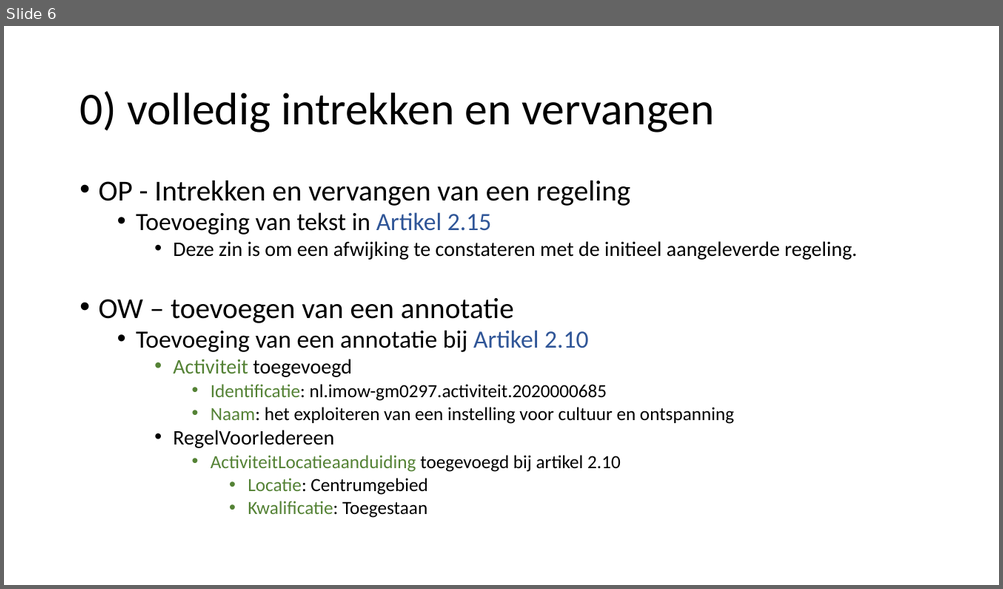
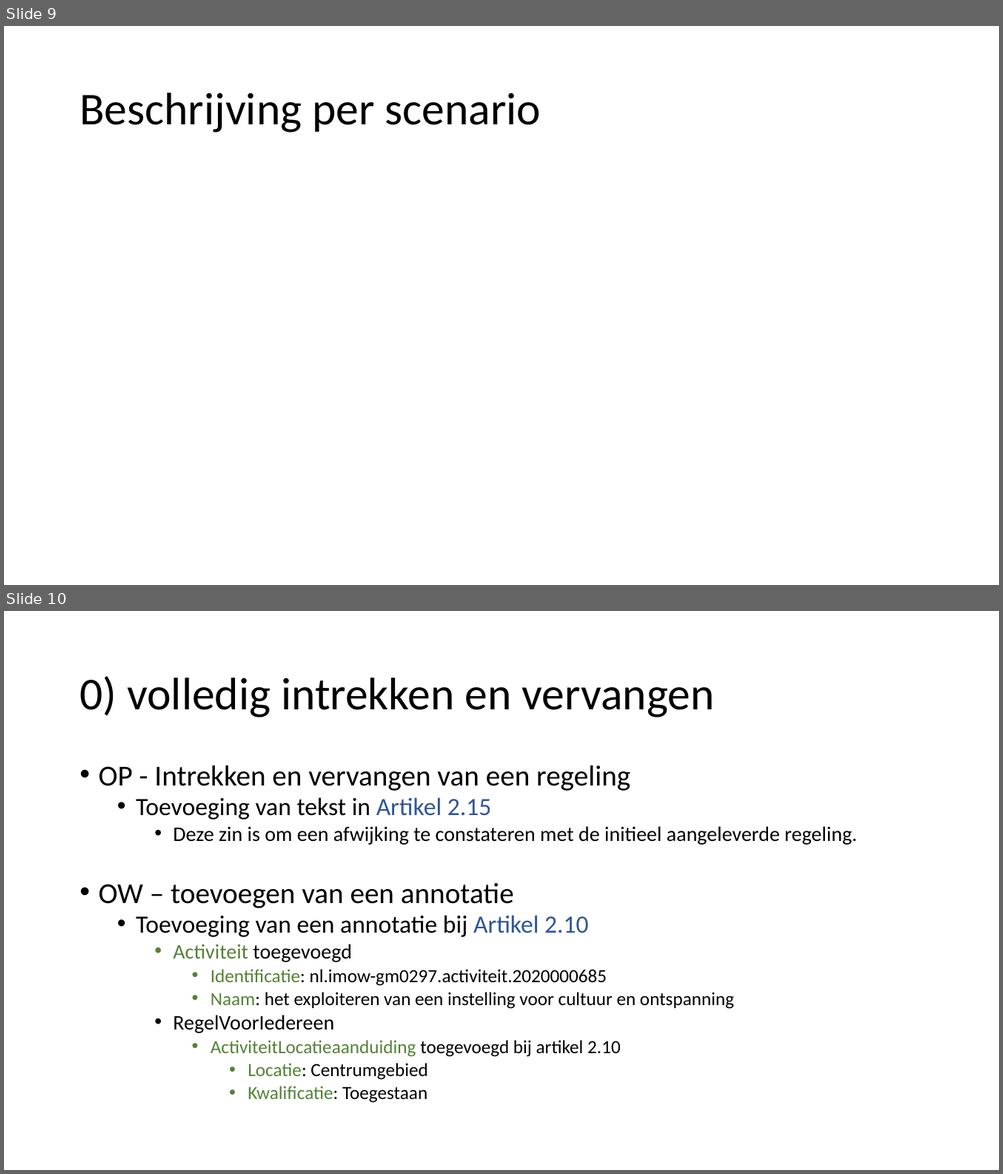
Before and after one commit to Geonovum/xml_omgevingsplan_gemeentestad, a slide deck: Submutatiescenario_s.pptx. Shown one above the other, each under a label of ours: slide 6 before the commit, slides 9 and 10 after it. The pictures are 1003x589 and 1003x1174 pixels, drawn with LibreOffice and Linux fonts; fonts in the diff are those of the drawing. Boxes give left, top, right and bottom in pixels: in the first picture for what was removed or moved away, otherwise in the second. Text is boxed around its words. In the diff, an @@ line names an element or a change of style, - is before the commit and + after.

```diff
--- a/Submutatiescenario_s.pptx
+++ b/Submutatiescenario_s.pptx
@@ slide 9 added at (4, 26, 999, 585), background #FFFFFF @@
@@ title added at (79, 93, 541, 133), 44 pt, text #000000 @@
+Beschrijving per scenario
@@ what was slide 6 is now slide 10 @@
```
Also in this commit, not shown: 5 slides changed, 3 other slides added.
